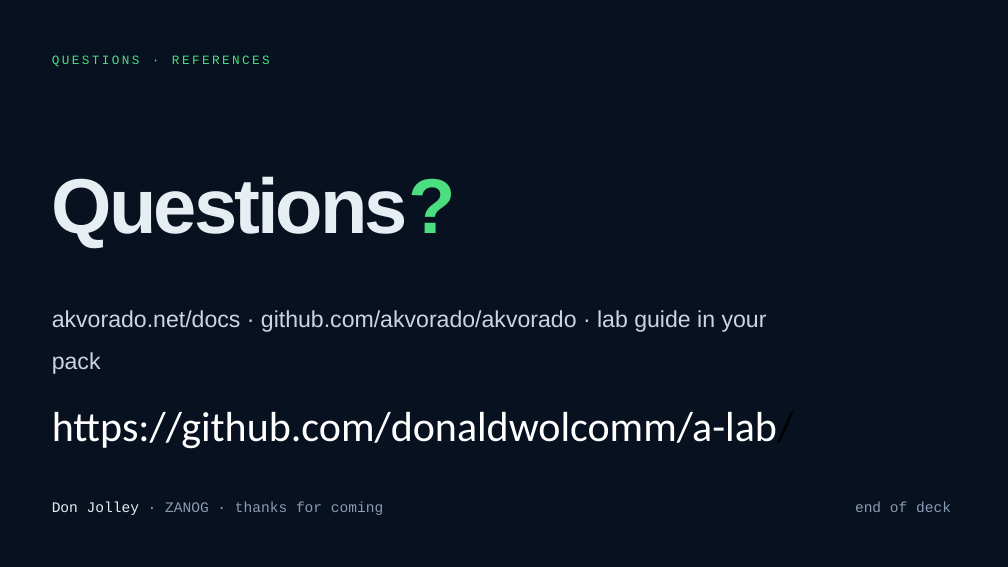
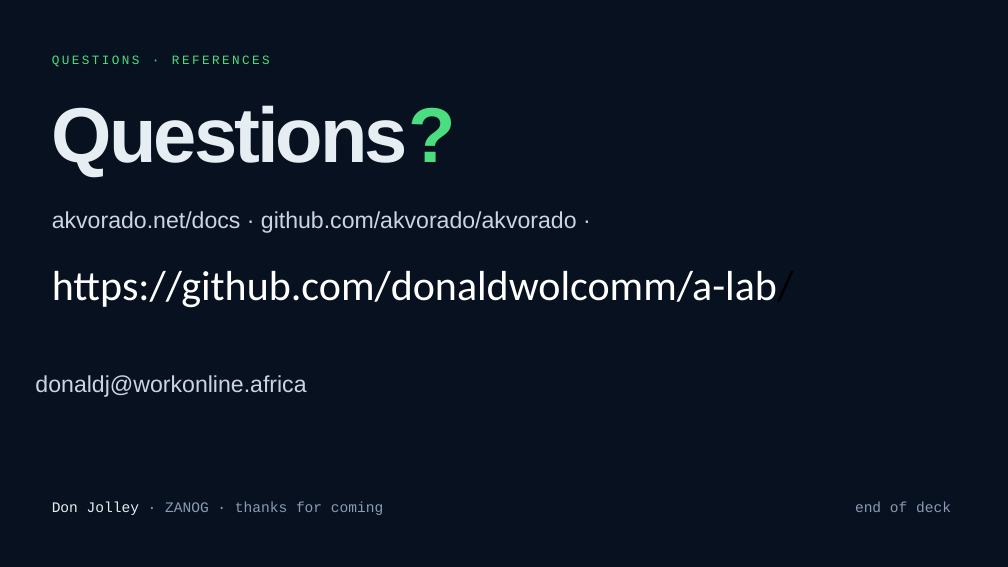
Before and after one commit to wagtale/a-lab, a slide deck: slide 58 of Akvorado-lab-slides.pptx (slide 57 before the commit). Drawn at 1008x567 pixels with LibreOffice and Linux fonts; fonts in the diff are those of the drawing. Boxes give left, top, right and bottom in pixels: in the first picture for what was removed or moved away, otherwise in the second. Text is boxed around its words. In the diff, an @@ line names an element or a change of style, - is before the commit and + after.

```diff
--- a/Akvorado-lab-slides.pptx
+++ b/Akvorado-lab-slides.pptx
@@ text "Questions?": place and size @@
-text "Questions?" at [52, 176, 456, 248]
+text "Questions?" at [52, 105, 456, 177]
@@ text "akvorado.net/docs · github.com/akvorado/akvorado ·": place and size @@
-text "akvorado.net/docs · github.com/akvorado/akvorado ·" at [52, 310, 794, 449]
+text "akvorado.net/docs · github.com/akvorado/akvorado ·" at [52, 211, 794, 308]
@@ text at [52, 211, 577, 233]: text changed @@
-akvorado.net/docs · github.com/akvorado/akvorado · lab guide in your pack
+akvorado.net/docs · github.com/akvorado/akvorado ·
@@ text added at [35, 375, 306, 397], 33 pt, text #CBD5E1 @@
+donaldj@workonline.africa
```
Also in this commit, not shown: 1 other slide changed, 1 slide added, 1 other file.
